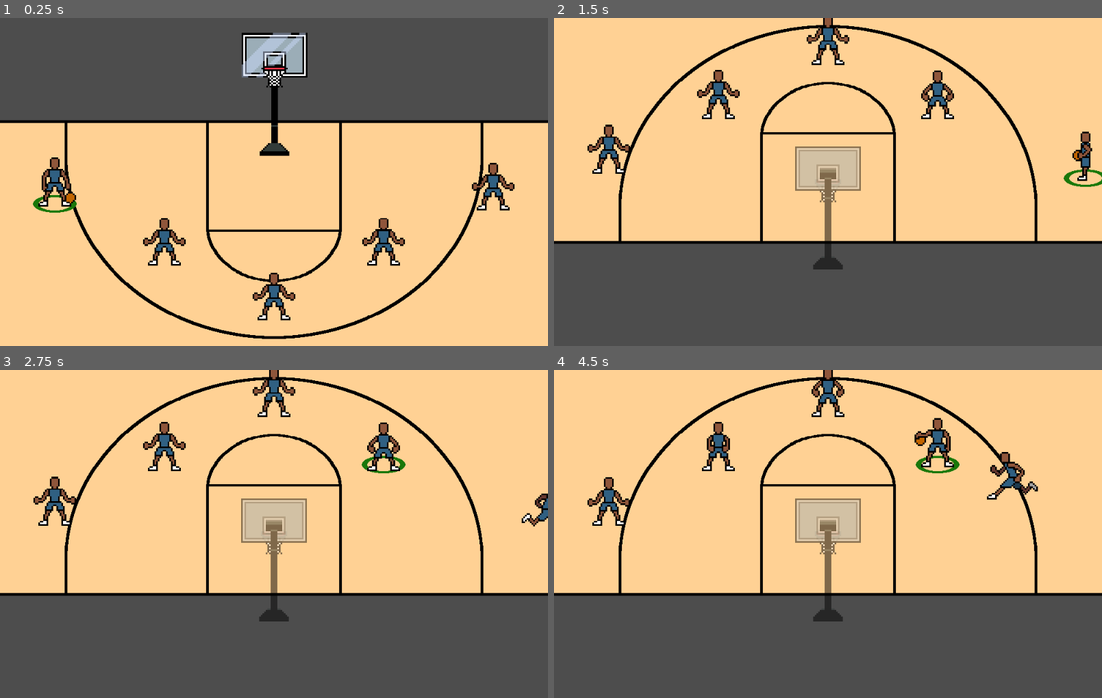
Above: before the commit, frames 1-4 (two rows, left to right).
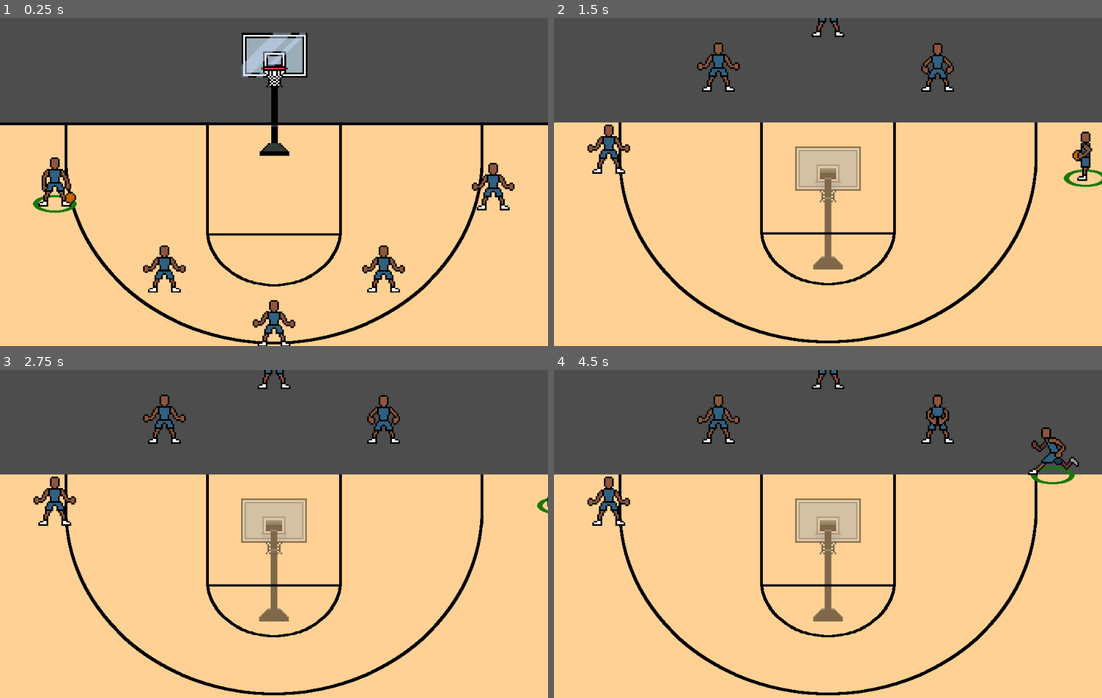
Above: after the commit, the same moments.

Repository: david8zhang/baller-quest-godot
Game: Godot game, scene res://scenes/Main.tscn
Same seed, same stepped clock (60 frames per second), same inputs: the game is played once before the commit and once after it.
Inputs:
- Up to frame 1 (0.25 s): no input
- Up to frame 2 (1.5 s): hold Right (move_right) 0.53-1.28 s; tap R (rotate_camera) at 0.6 s; hold Down (move_down) from 1.28 s (still down); tap Space (pass) at 1.35 s
- Up to frame 3 (2.75 s): tap R (rotate_camera) at 1.55, 2.1 s; release Down (move_down) at 2.03 s; hold Right (move_right) from 2.03 s (still down)
- Up to frame 4 (4.5 s): release Right (move_right) at 2.78 s; hold Up (move_up) 2.78-3.53 s; tap F (shoot_ball) at 2.85 s; tap R (rotate_camera) at 3.05, 3.6 s; hold Left (move_left) from 3.53 s (still down); tap Space (pass) at 4.35 s

The runs differ from the first frame. In frame 1, 7.2% of the frame differs, in the area x 0-100%, y 31-100%; in frame 2, 65%; in frame 3, 65%; in frame 4, 65%, in the area x 0-100%, y 0-100%.

Commit message:
make camera follow player

Diff:
--- a/prefab/Court.tscn
+++ b/prefab/Court.tscn
@@ -1,18 +1,12 @@
-[gd_scene load_steps=2 format=3 uid="uid://bmvfbq5jqf42l"]
+[gd_scene load_steps=3 format=3 uid="uid://bmvfbq5jqf42l"]
 
+[ext_resource type="Script" path="res://scripts/Court.gd" id="1_sieqa"]
 [ext_resource type="Texture2D" uid="uid://c1rasj2dwqls7" path="res://sprites/objects/court.png" id="1_xqhbf"]
 
 [node name="Court" type="Node2D"]
+script = ExtResource("1_sieqa")
 
-[node name="Court1" type="Sprite2D" parent="."]
+[node name="Sprite2D" type="Sprite2D" parent="."]
 z_index = -10
-position = Vector2(0, 93)
-scale = Vector2(1, 0.98375)
+position = Vector2(2.08165e-12, 2.08165e-12)
 texture = ExtResource("1_xqhbf")
-
-[node name="Court2" type="Sprite2D" parent="."]
-z_index = -10
-position = Vector2(0, 880)
-scale = Vector2(1, 0.98375)
-texture = ExtResource("1_xqhbf")
-flip_v = true
--- a/prefab/Player.tscn
+++ b/prefab/Player.tscn
@@ -674,6 +674,8 @@
 [node name="Player" type="RigidBody2D"]
 collision_mask = 0
 gravity_scale = 0.0
+max_contacts_reported = 1
+contact_monitor = true
 script = ExtResource("1_qur1a")
 ball_scene = ExtResource("2_pi8my")
 
--- a/scenes/Game.gd
+++ b/scenes/Game.gd
@@ -4,6 +4,7 @@
 @onready var court = $Court
 @onready var player_manager = $PlayerManager as PlayerManager
 @onready var hoop = $Hoop as Hoop
+@onready var camera_2d = $Camera2D
 var is_flipped = false
 var is_rotating = false
 var cached_positions = {}
@@ -15,7 +16,6 @@
 	cached_positions["hoop"] = hoop.global_position
 
 	if not is_rotating:
-		print("Rotating court!")
 		is_rotating = true
 		hoop.hide()
 		player_manager.reparent(court)
--- a/scenes/Main.tscn
+++ b/scenes/Main.tscn
@@ -15,6 +15,10 @@
 script = ExtResource("1_bwo0o")
 
 [node name="Camera2D" type="Camera2D" parent="."]
+limit_left = -500
+limit_top = -300
+limit_right = 500
+limit_smoothed = true
 
 [node name="PlayerManager" type="Node2D" parent="."]
 y_sort_enabled = true
@@ -33,3 +37,4 @@
 one_way_collision = true
 
 [node name="Court" parent="." instance=ExtResource("4_mhnap")]
+position = Vector2(2.08165e-12, 500)
--- /dev/null
+++ b/scripts/Court.gd
@@ -0,0 +1,7 @@
+class_name Court
+extends Node2D
+
+@onready var sprite_2d = $Sprite2D as Sprite2D
+
+func get_size():
+	return sprite_2d.texture.get_size()
--- a/scripts/Player.gd
+++ b/scripts/Player.gd
@@ -9,6 +9,7 @@
 
 @onready var player_manager: PlayerManager = get_node("/root/Main/PlayerManager")
 @onready var hoop: Hoop = get_node("/root/Main/Hoop") as Hoop
+@onready var court: Court = get_node("/root/Main/Court") as Court
 @onready var shot_meter = $ShotMeter as ShotMeter
 @onready var highlight = $Highlight
 @onready var anim_sprite: AnimatedSprite2D = get_node("AnimatedSprite2D")
@@ -184,6 +185,7 @@
 
 
 func select():
+	player_manager.camera.reparent(self)
 	highlight.visible = true
 
 
--- a/scripts/PlayerManager.gd
+++ b/scripts/PlayerManager.gd
@@ -2,21 +2,24 @@
 extends Node
 
 @export var player_scene: PackedScene
+var camera: Camera2D
+
 var selected_player: Player = null
 var players: Array = []
 var is_ready = false
 
 const PLAYER_POSITIONS = [
 	Vector2(-400, 0),
-	Vector2(-200, 100),
-	Vector2(0, 200),
-	Vector2(200, 100),
+	Vector2(-200, 150),
+	Vector2(0, 250),
+	Vector2(200, 150),
 	Vector2(400, 0)
 ]
 
 # Called when the node enters the scene tree for the first time.
 func _ready():
 	var i = 0
+	camera = get_node("../Camera2D") as Camera2D
 	for pos in PLAYER_POSITIONS:
 		var new_player = player_scene.instantiate()
 		new_player.position = pos
@@ -30,6 +33,17 @@
 	selected_player._state_machine.transition_to("IdleState")
 	is_ready = true
 
+	var timer = Timer.new()
+	timer.autostart = true
+	timer.one_shot = true
+	timer.wait_time = 0.5
+	timer.timeout.connect(_timer_complete)
+	add_child(timer)
+
+
+func _timer_complete():
+	camera.reparent(selected_player)
+
 
 func switch_to_player(player: Player):
 	# De-select the current selected player
--- a/scripts/fsm/MoveState.gd
+++ b/scripts/fsm/MoveState.gd
@@ -19,8 +19,6 @@
 		velocity = velocity.normalized() * SPEED
 		player.update_pass_target(velocity)
 	player.global_position += velocity * _delta
-	player.global_position.x = clamp(player.global_position.x, -screen_size.x / 2, screen_size.x / 2)
-	player.global_position.y = clamp(player.global_position.y, -screen_size.y / 2, screen_size.y / 2)
 	if velocity.x != 0:
 		anim_sprite.flip_h = velocity.x < 0
 
@@ -45,4 +43,6 @@
 
 func enter(msg:={}) -> void:
 	var player = entity as Player
-	screen_size = player.get_viewport_rect().size
+	var court_size = player.court.get_size()
+	print(court_size)
+	print(player.court.global_position)
Binary file changed: sprites/objects/court.png
